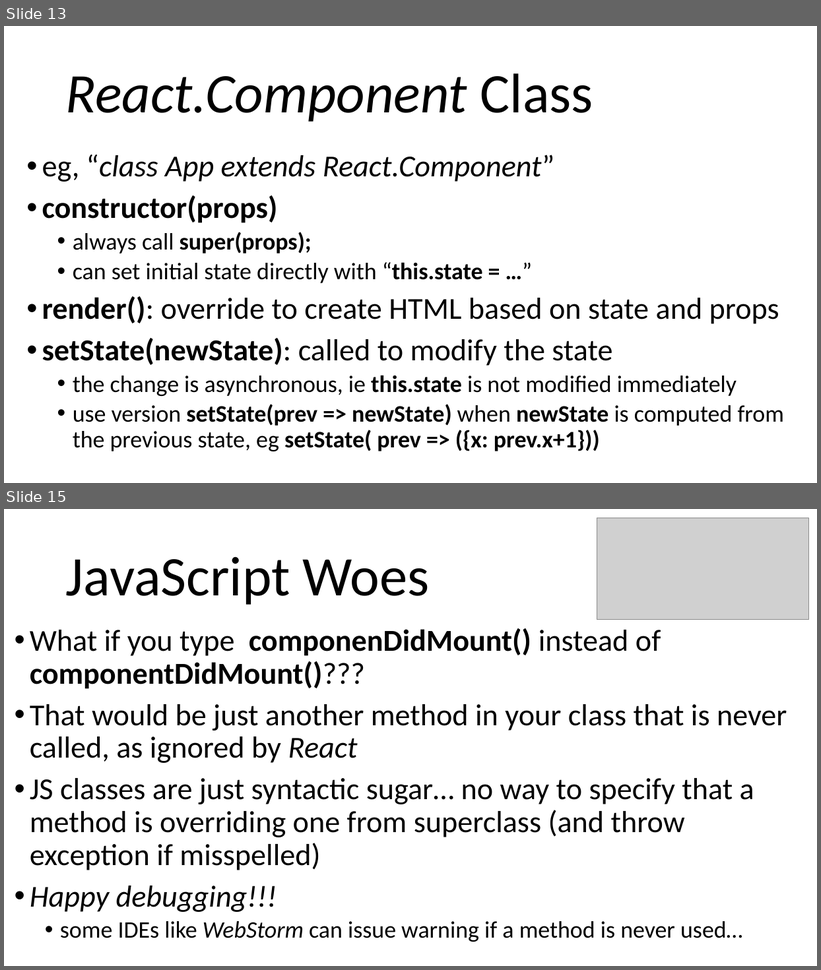
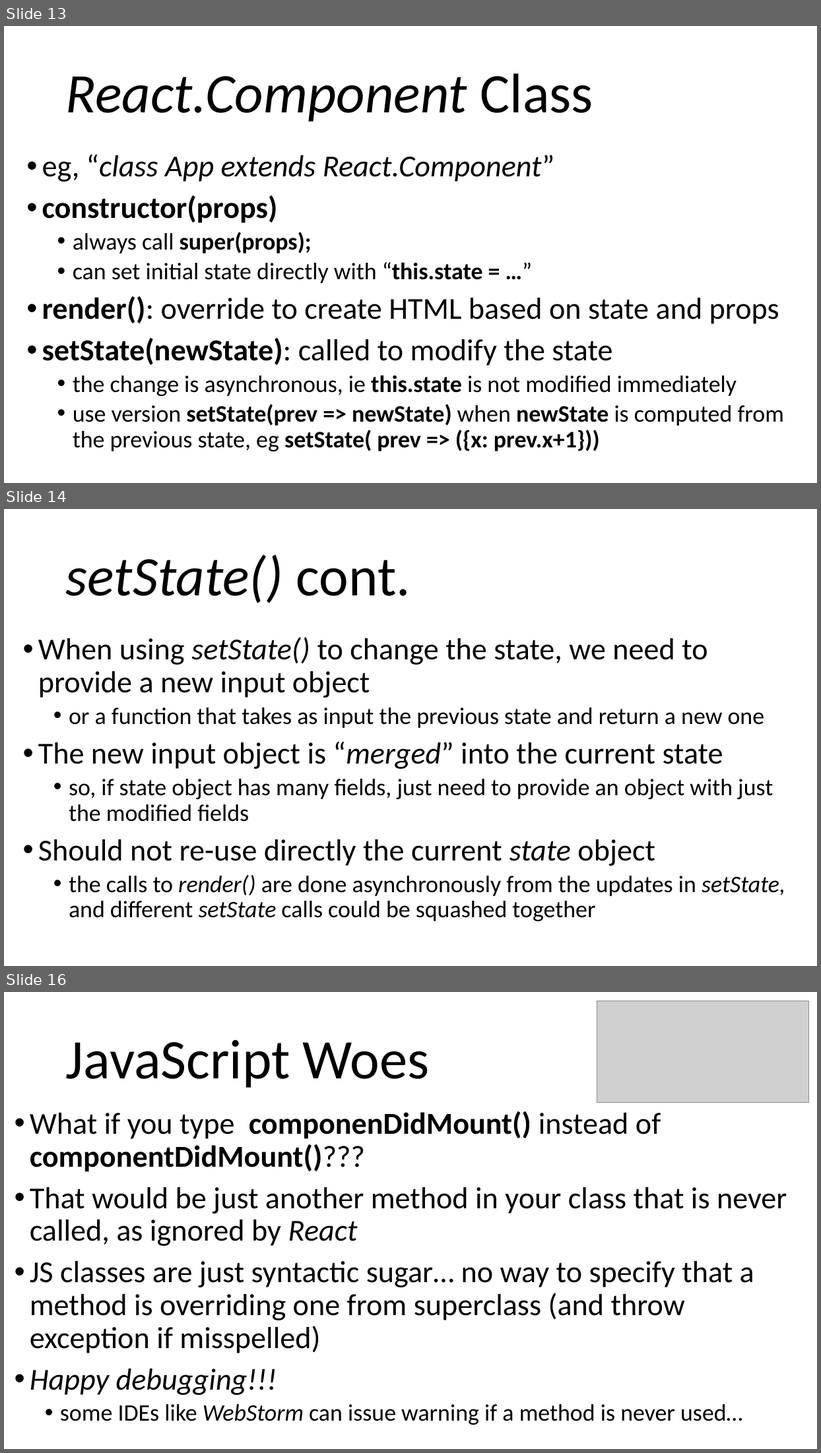
Before and after one commit to arcuri82/web_development_and_api_design, a slide deck: docs/slides/lesson_03.pptx. Shown one above the other, each under a label of ours: slides 13 and 15 before the commit, slides 13, 14 and 16 after it; the slides between them are not shown. The pictures are 821x970 and 821x1453 pixels, drawn with LibreOffice and Linux fonts; fonts in the diff are those of the drawing; grey boxes stand for pictures. Boxes give left, top, right and bottom in pixels: in the first picture for what was removed or moved away, otherwise in the second. Text is boxed around its words. In the diff, an @@ line names an element or a change of style, - is before the commit and + after.

Commit message:
clarifications on setState

```diff
--- a/docs/slides/lesson_03.pptx
+++ b/docs/slides/lesson_03.pptx
@@ slide 14 added at [4, 509, 817, 966], background #FFFFFF @@
@@ title added at [66, 555, 411, 603], 66 pt, text #000000, italic @@
+setState() cont.
@@ text added at [38, 637, 785, 921], 28 pt, text #000000 @@
+• When using setState() to change the state, we need to provide a new input object
+  • or a function that takes as input the previous state and return a new one
+• The new input object is “merged” into the current state
+  • so, if state object has many fields, just need to provide an object with just the modified fields
+• Should not re-use directly the current state object
+  • the calls to render() are done asynchronously from the updates in setState, and different setState calls could be squashed together
@@ what was slide 15 is now slide 16 @@
```
Also in this commit, not shown: 1 slide changed, 1 other file.
